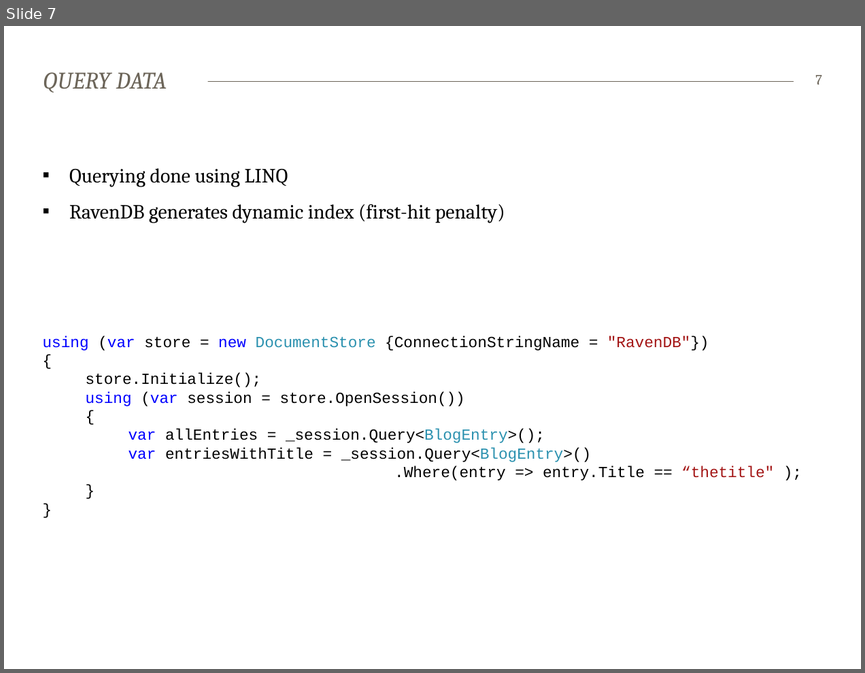
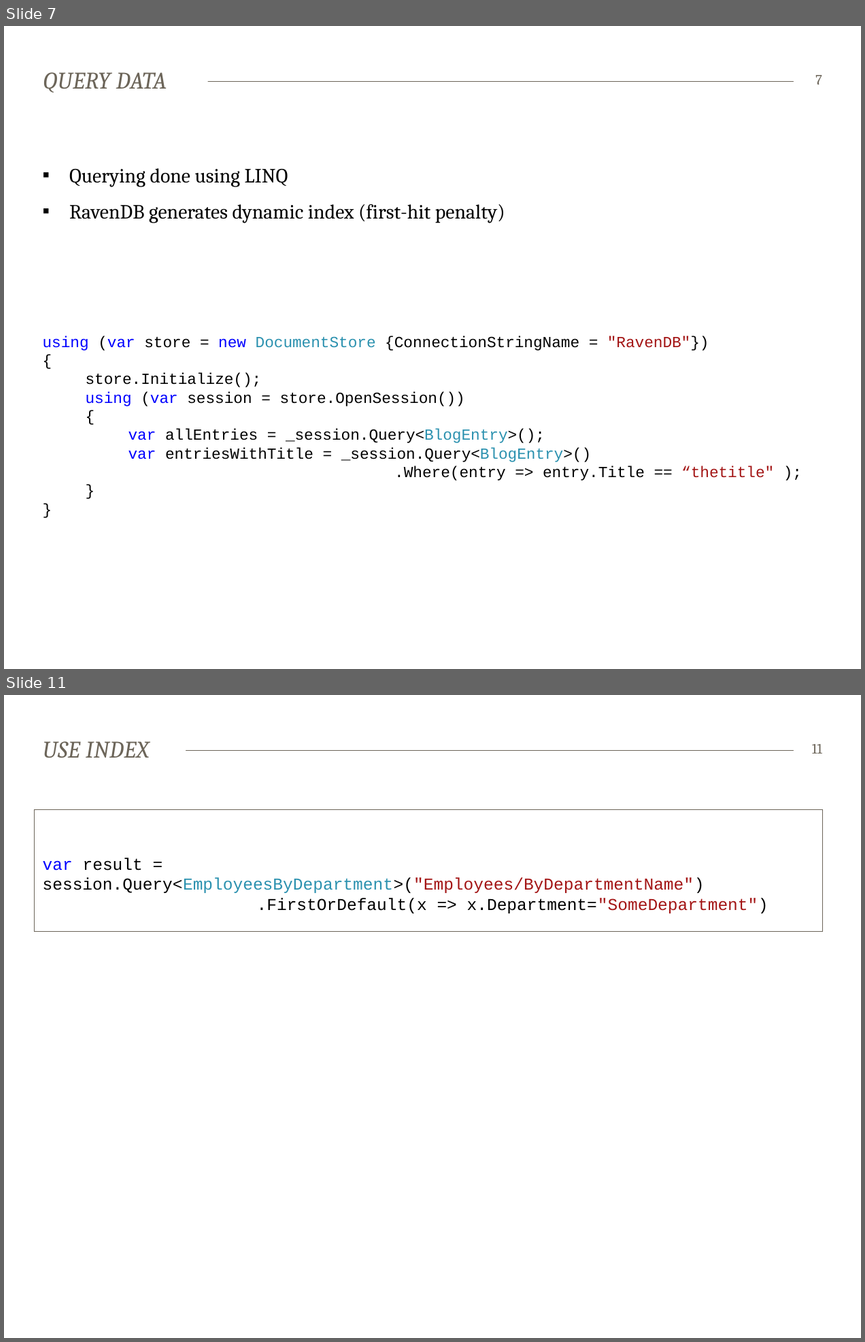
Before and after one commit to espenekvang/Intro2Raven, a slide deck: ravendb.pptx. Shown one above the other, each under a label of ours: slide 7 before the commit, slides 7 and 11 after it; the slides between them are not shown. The pictures are 865x673 and 865x1342 pixels, drawn with LibreOffice and Linux fonts; fonts in the diff are those of the drawing. Boxes give left, top, right and bottom in pixels: in the first picture for what was removed or moved away, otherwise in the second. Text is boxed around its words. In the diff, an @@ line names an element or a change of style, - is before the commit and + after.

Commit message:
Added index slides

```diff
--- a/ravendb.pptx
+++ b/ravendb.pptx
@@ slide 11 added at (4, 695, 861, 1338), background #FFFFFF; not listed: 1 template element that a slide beside it also shows @@
@@ title added at (43, 741, 150, 758), 20 pt, text #6C6559, italic @@
+USE INDEX
@@ page number added at (812, 744, 822, 753), 12 pt, text #6C6559 @@
+11
@@ rectangle added at (34, 809, 822, 932), outline #6C6559 0.75 pt, 14 pt, text #000000 @@
+var result = session.Query<EmployeesByDepartment>("Employees/ByDepartmentName")
+.FirstOrDefault(x => x.Department="SomeDepartment")
```
Also in this commit, not shown: 2 slides changed, 2 other slides added.
